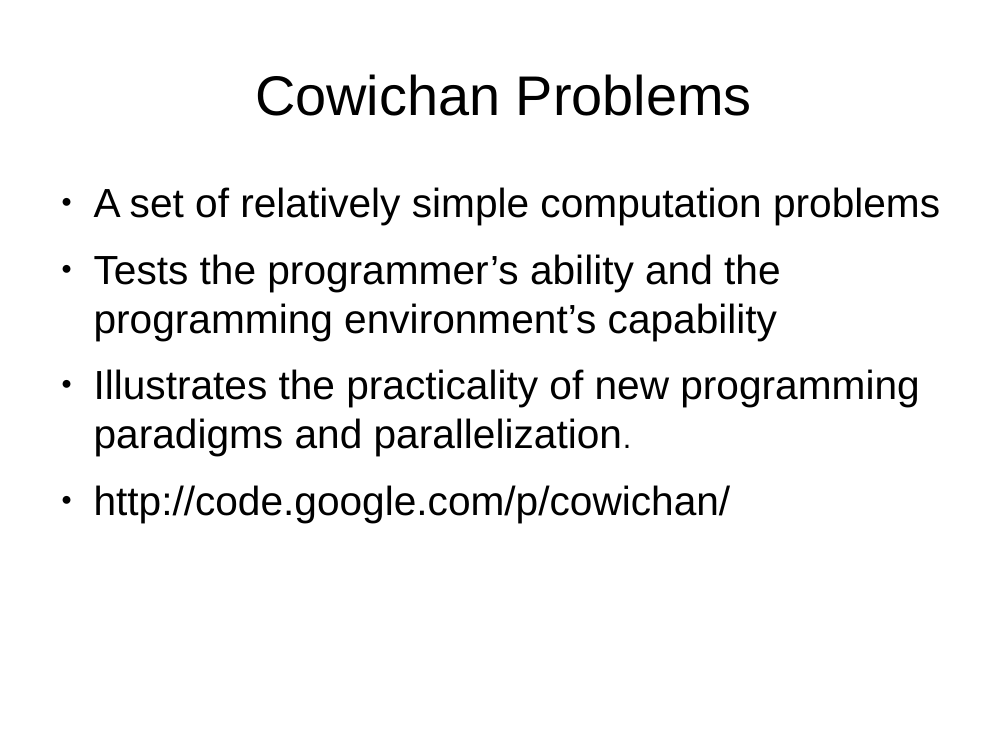
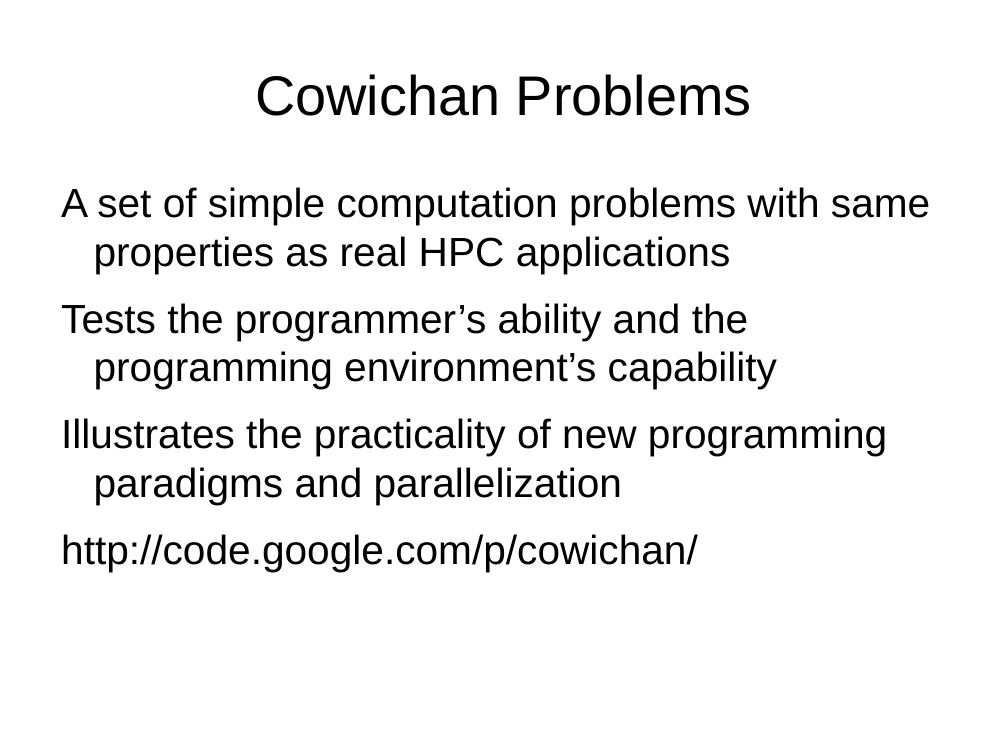
Before and after one commit to FractalDesigns/cowichan-1, a slide deck: slide 13 of miscellaneous/2010-12/slides.odp. Drawn at 1008x756 pixels with LibreOffice and Linux fonts; fonts in the diff are those of the drawing; background and template pictures are left out. Boxes give left, top, right and bottom in pixels: in the first picture for what was removed or moved away, otherwise in the second. Text is boxed around its words. In the diff, an @@ line names an element or a change of style, - is before the commit and + after.

```diff
--- a/miscellaneous/2010-12/slides.odp
+++ b/miscellaneous/2010-12/slides.odp
@@ text at (x1=61, y1=187, x2=930, y2=274): text changed @@
-● A set of relatively simple computation problems
+A set of simple computation problems with same properties as real HPC applications
@@ text at (x1=61, y1=303, x2=777, y2=571): bullet ● to none @@
@@ text at (x1=61, y1=418, x2=887, y2=505): text changed @@
-● Illustrates the practicality of new programming paradigms and parallelization.
+Illustrates the practicality of new programming paradigms and parallelization
```
Also in this commit, not shown: 22 other slides changed, 4 slides added, 4 slides removed, 1 other file.
